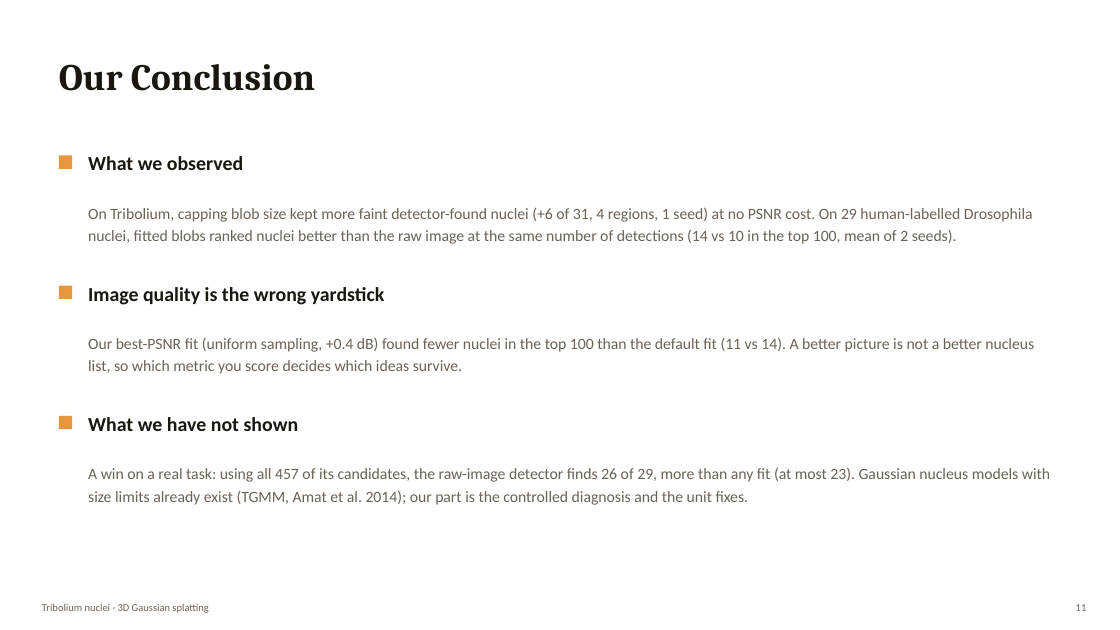
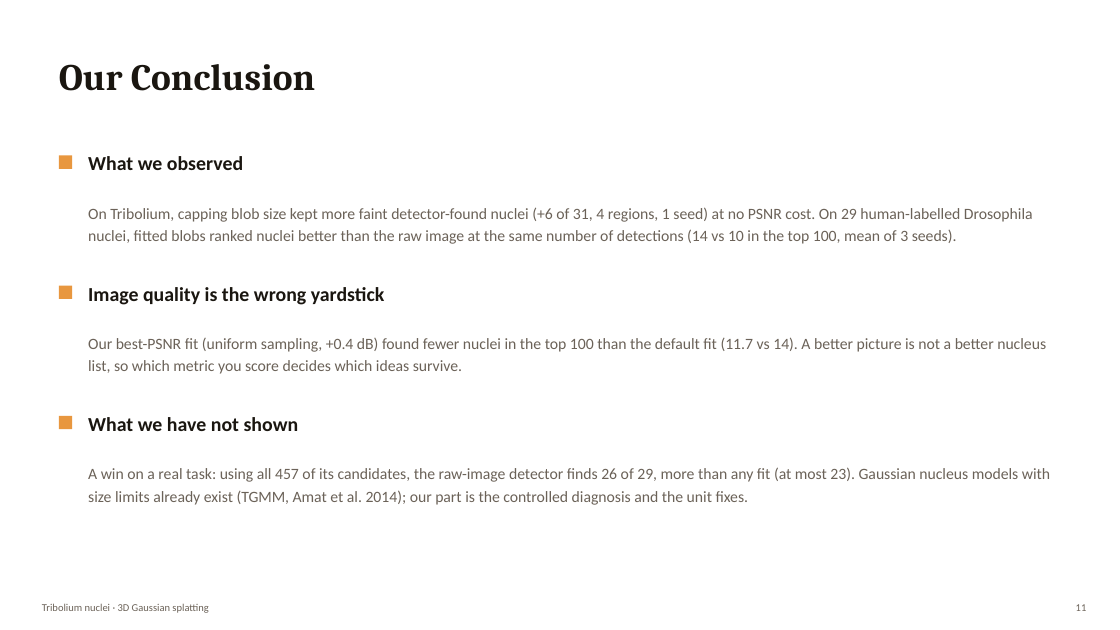
Before and after one commit to asadrizvi64/DeepLearning-Seminar-TeamProject, a slide deck: slide 11 of Tribolium_Gaussian_Splatting_v2.pptx. Drawn at 1120x630 pixels with LibreOffice and Linux fonts; fonts in the diff are those of the drawing. Boxes give left, top, right and bottom in pixels: in the first picture for what was removed or moved away, otherwise in the second. Text is boxed around its words. In the diff, an @@ line names an element or a change of style, - is before the commit and + after.

```diff
--- a/Tribolium_Gaussian_Splatting_v2.pptx
+++ b/Tribolium_Gaussian_Splatting_v2.pptx
@@ text at [88,207,1033,244]: text changed @@
-On Tribolium, capping blob size kept more faint detector-found nuclei (+6 of 31, 4 regions, 1 seed) at no PSNR cost. On 29 human-labelled Drosophila nuclei, fitted blobs ranked nuclei better than the raw image at the same number of detections (14 vs 10 in the top 100, mean of 2 seeds).
+On Tribolium, capping blob size kept more faint detector-found nuclei (+6 of 31, 4 regions, 1 seed) at no PSNR cost. On 29 human-labelled Drosophila nuclei, fitted blobs ranked nuclei better than the raw image at the same number of detections (14 vs 10 in the top 100, mean of 3 seeds).
@@ text at [88,337,1046,374]: text changed @@
-Our best-PSNR fit (uniform sampling, +0.4 dB) found fewer nuclei in the top 100 than the default fit (11 vs 14). A better picture is not a better nucleus list, so which metric you score decides which ideas survive.
+Our best-PSNR fit (uniform sampling, +0.4 dB) found fewer nuclei in the top 100 than the default fit (11.7 vs 14). A better picture is not a better nucleus list, so which metric you score decides which ideas survive.
```
Also in this commit, not shown: 3 other slides changed, 11 other files.
